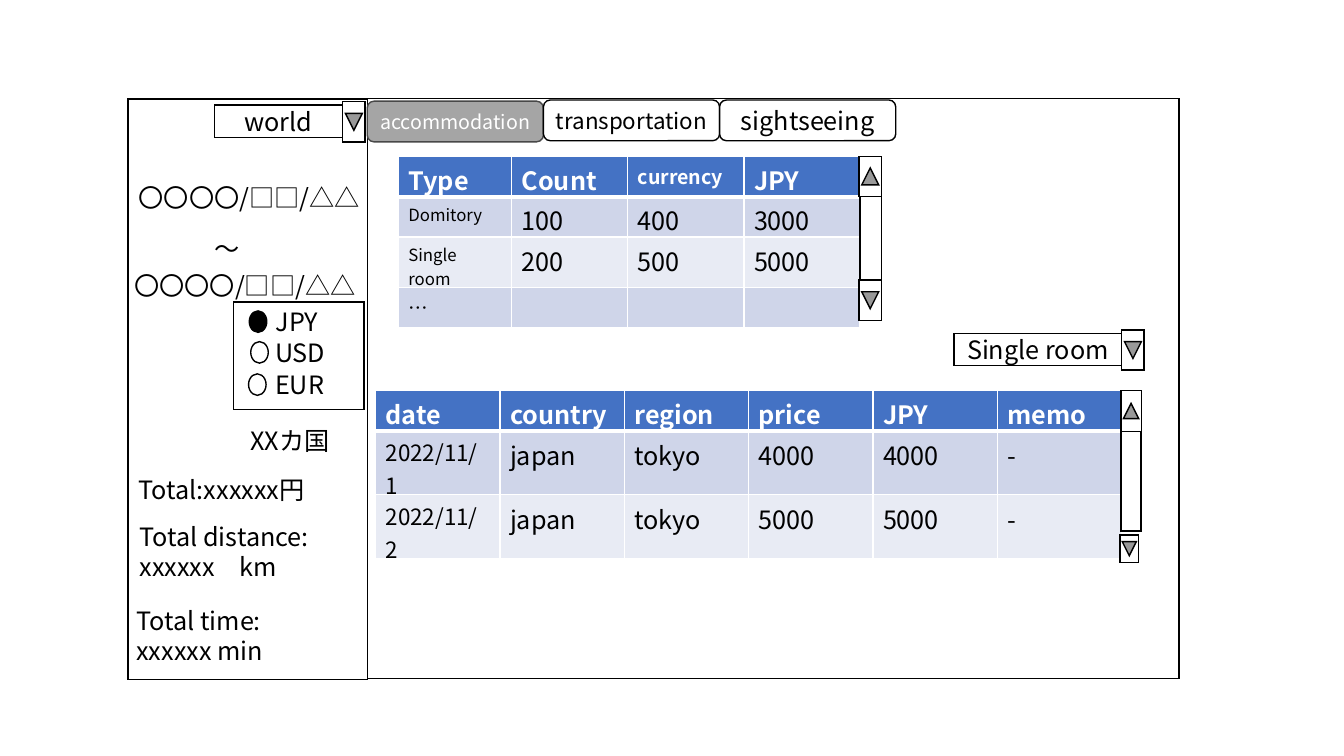
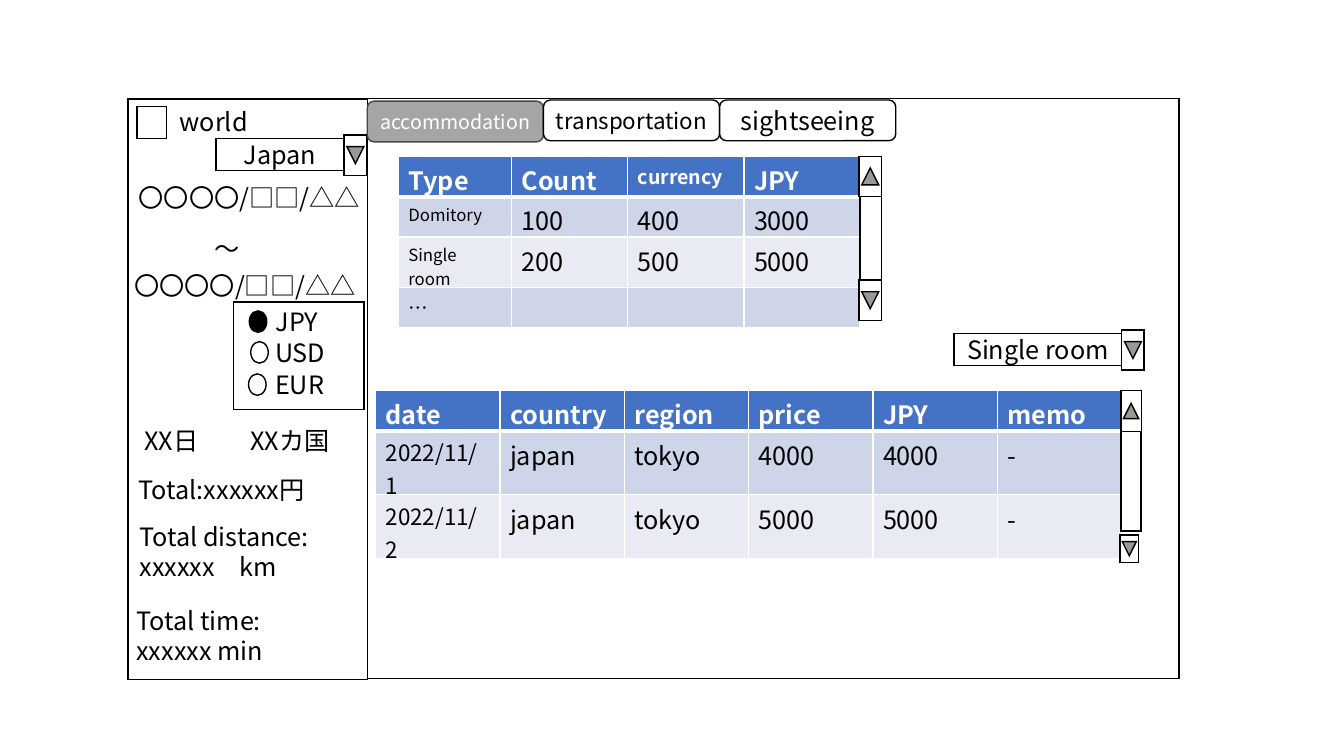
Before and after one commit to yomai-hiyashidewa/WorldTravelingLogger, a slide deck: slide 2 of models/UI.pptx. Drawn at 1344x756 pixels with LibreOffice and Linux fonts; fonts in the diff are those of the drawing. Boxes give left, top, right and bottom in pixels: in the first picture for what was removed or moved away, otherwise in the second. Text is boxed around its words. In the diff, an @@ line names an element or a change of style, - is before the commit and + after.

```diff
--- a/models/UI.pptx
+++ b/models/UI.pptx
@@ rectangle added at box(137, 106, 166, 138), fill #FFFFFF, outline #000000 1 pt @@
@@ text "world": place and size @@
-text "world" at box(215, 105, 343, 137)
+text "world" at box(180, 111, 248, 132)
@@ text "world" at box(180, 111, 248, 132): alignment centre to left; vertical alignment middle to top; fill #FFFFFF to none; outline #000000 1 pt to none @@
@@ rectangle added at box(216, 138, 344, 170), fill #FFFFFF, outline #000000 1 pt, 18 pt, text #000000 @@
+Japan
@@ action button back previous: place and size @@
-action button back previous at box(343, 102, 365, 142)
+action button back previous at box(345, 135, 367, 175)
@@ text added at box(145, 430, 199, 452), 18 pt, text #000000 @@
+XX日
```
Also in this commit, not shown: 2 other slides changed, 15 other files.
